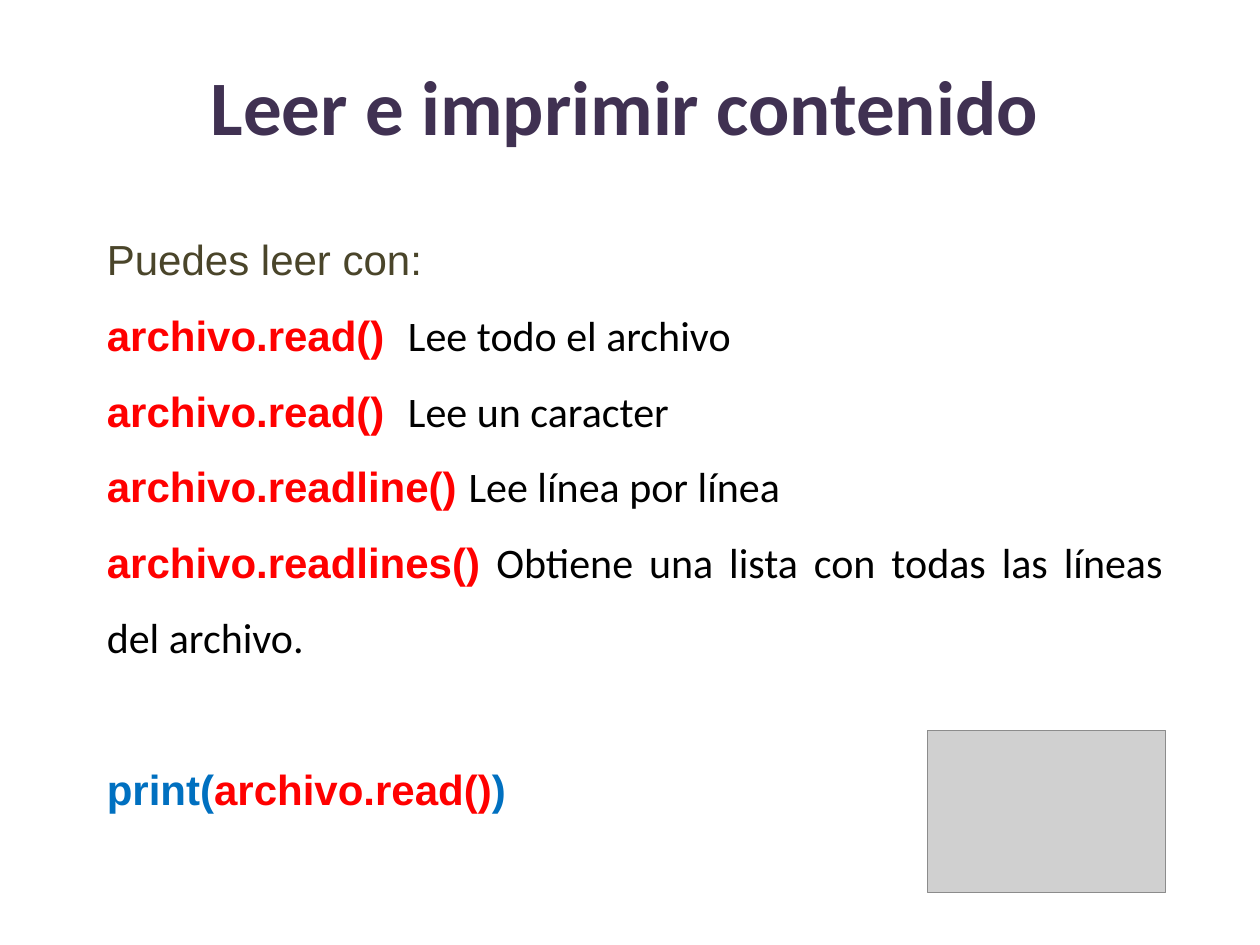
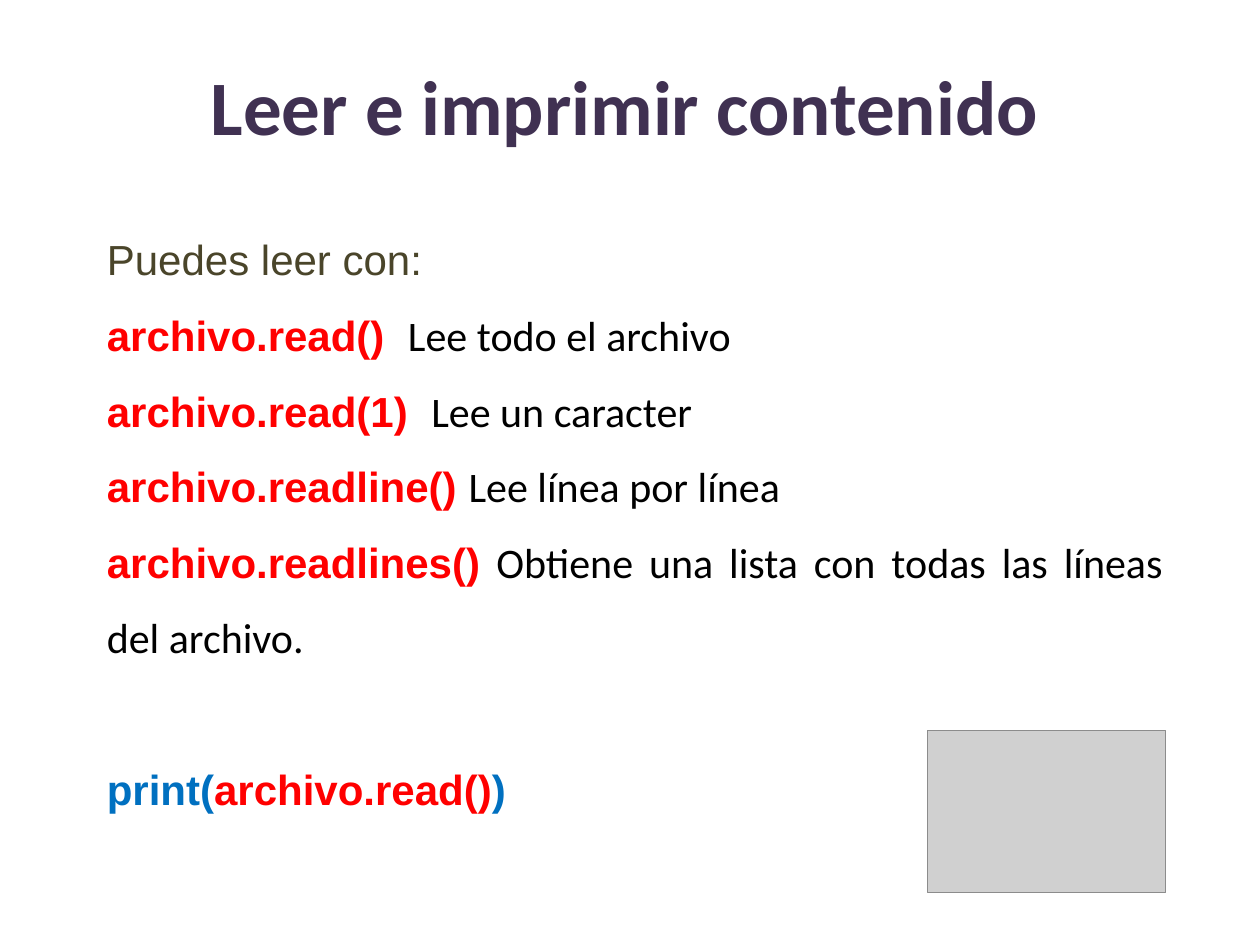
Before and after one commit to lizetheP/PensamientoC, a slide deck: slide 9 of calendario/documentos/10_Archivos.pptx. Drawn at 1260x945 pixels with LibreOffice and Linux fonts; fonts in the diff are those of the drawing; grey boxes stand for pictures. Boxes give left, top, right and bottom in pixels: in the first picture for what was removed or moved away, otherwise in the second. Text is boxed around its words. In the diff, an @@ line names an element or a change of style, - is before the commit and + after.

```diff
--- a/calendario/documentos/10_Archivos.pptx
+++ b/calendario/documentos/10_Archivos.pptx
@@ text at (x1=107, y1=396, x2=692, y2=435): text changed @@
-archivo.read() Lee un caracter
+archivo.read(1) Lee un caracter
```
Also in this commit, not shown: 14 other slides changed, 4 other files.
